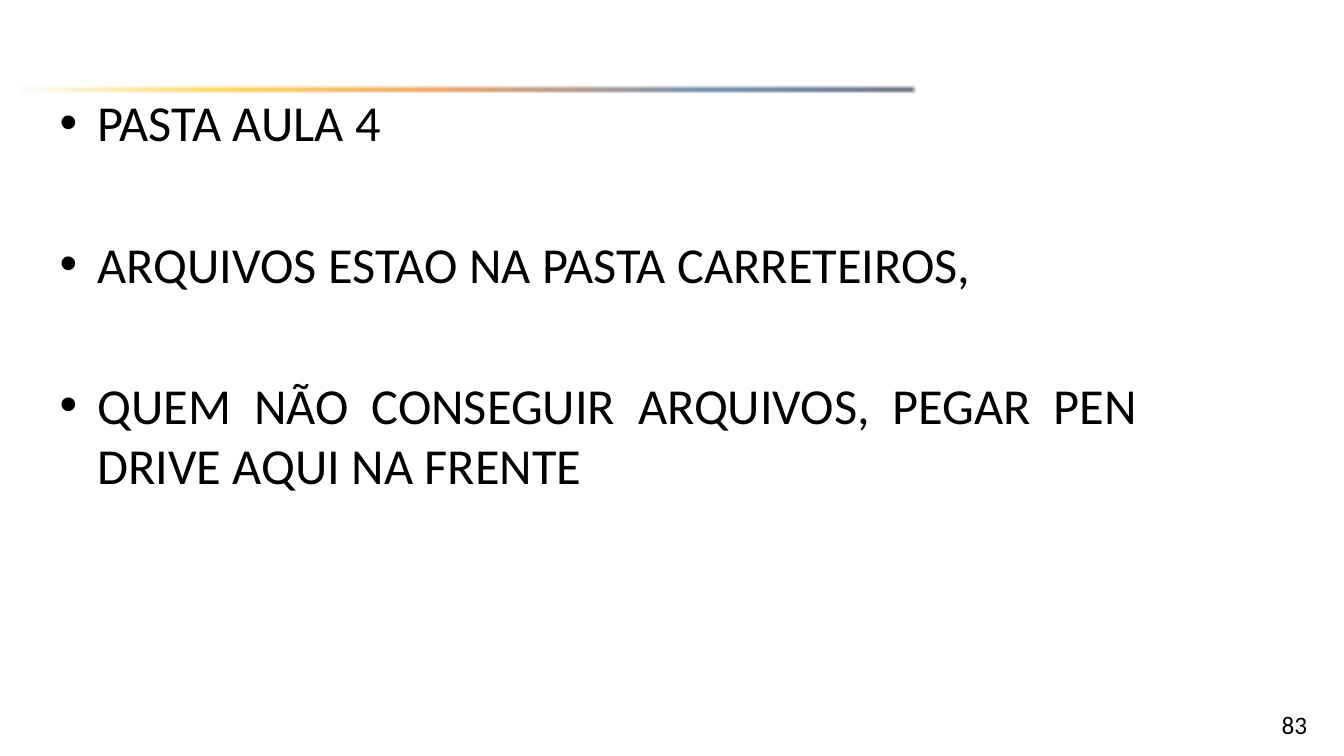
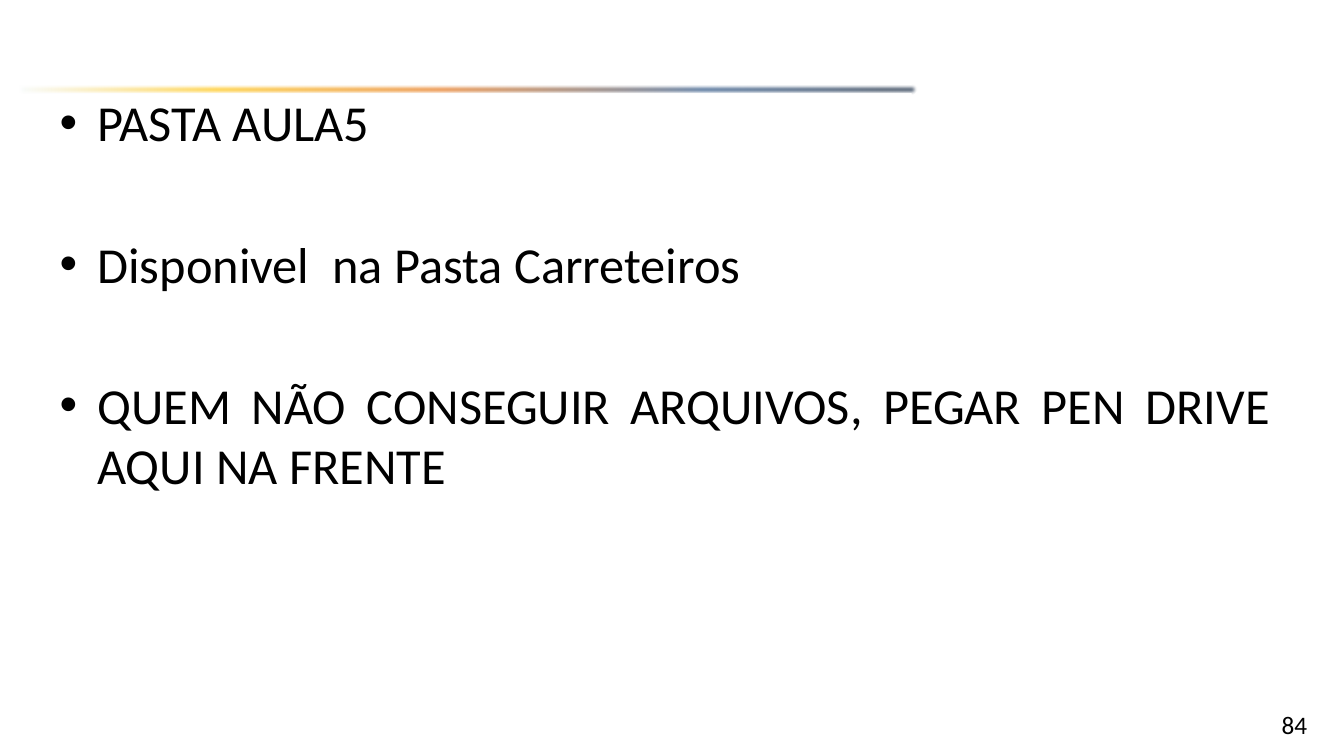
Before and after one commit to emerson-fenrir/Excel_Basico, a slide deck: slide 84 of Professor/Aula3.pptx (slide 83 before the commit). Drawn at 1344x756 pixels with LibreOffice and Linux fonts; fonts in the diff are those of the drawing; background and template pictures are left out. Boxes give left, top, right and bottom in pixels: in the first picture for what was removed or moved away, otherwise in the second. Text is boxed around its words. In the diff, an @@ line names an element or a change of style, - is before the commit and + after.

Commit message:
Aula 08-12 pos aula

```diff
--- a/Professor/Aula3.pptx
+++ b/Professor/Aula3.pptx
@@ text at (97,108,740,291): text changed @@
-• PASTA AULA 4
-• ARQUIVOS ESTAO NA PASTA CARRETEIROS,
+• PASTA AULA5
+• Disponivel na Pasta Carreteiros
@@ page number at (1282,716,1308,734): text changed @@
-83
+84
```
Also in this commit, not shown: 8 other slides changed, 2 slides added.
